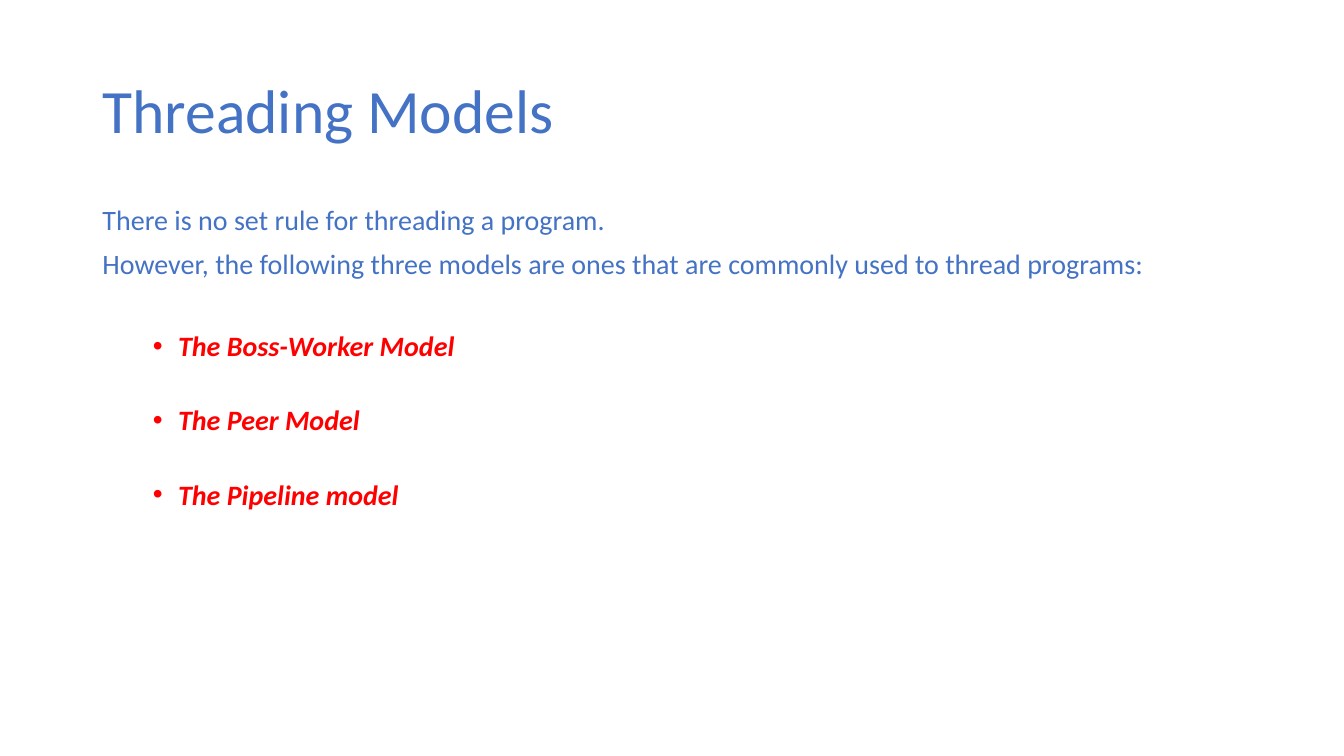
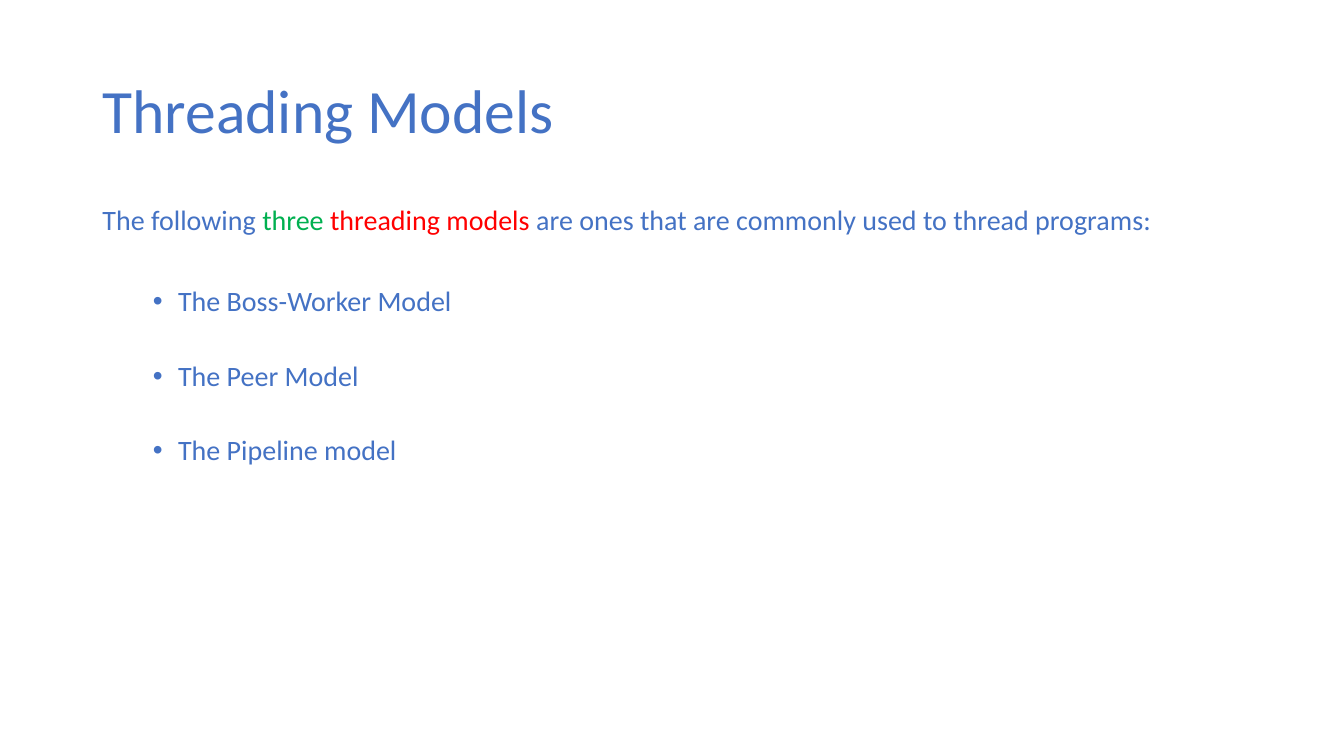
Before and after one commit to ekkapotc/PC, a slide deck: slide 3 of Slides/Lecture 5.pptx. Drawn at 1344x756 pixels with LibreOffice and Linux fonts; fonts in the diff are those of the drawing. Boxes give left, top, right and bottom in pixels: in the first picture for what was removed or moved away, otherwise in the second. Text is boxed around its words. In the diff, an @@ line names an element or a change of style, - is before the commit and + after.

```diff
--- a/Slides/Lecture 5.pptx
+++ b/Slides/Lecture 5.pptx
@@ text at [102,210,1151,235]: text changed @@
-There is no set rule for threading a program.
-However, the following three models are ones that are commonly used to thread programs:
+The following three threading models are ones that are commonly used to thread programs:
@@ text at [178,291,452,465]: text colour #FF0000 to #4472C4, bold off, italic off in "The Boss-Worker Model", "The Peer Model", "The Pipeline model" @@
```
Also in this commit, not shown: 17 other slides changed, 3 other files.
